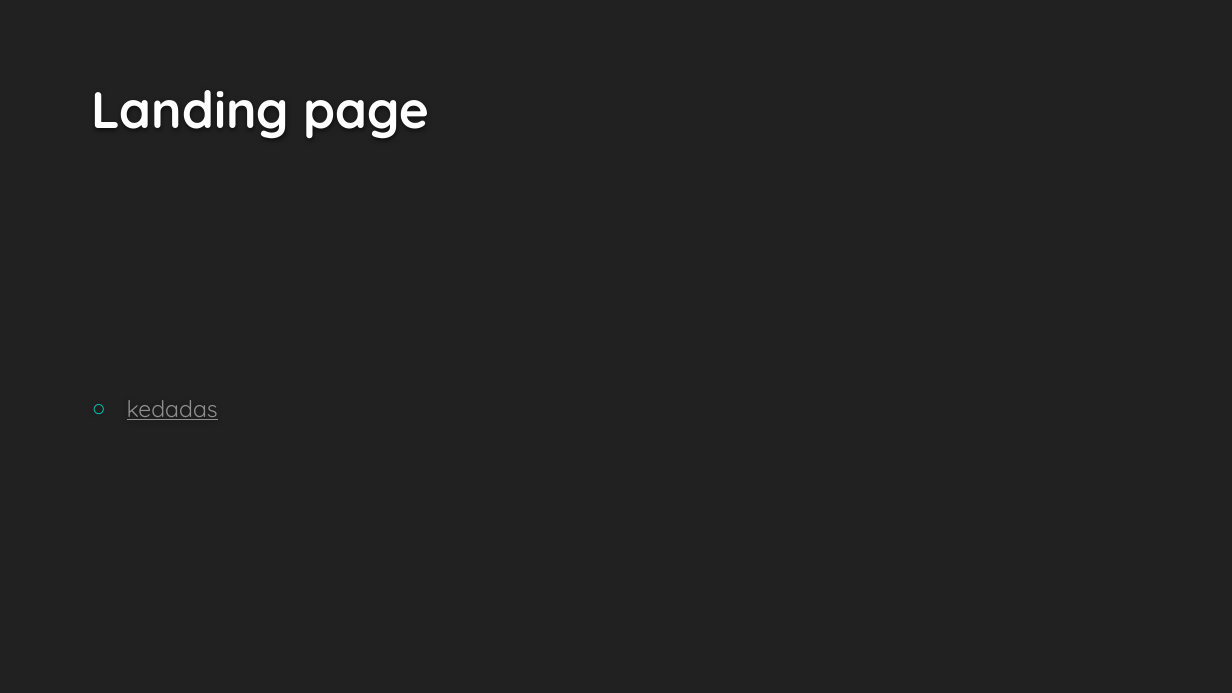
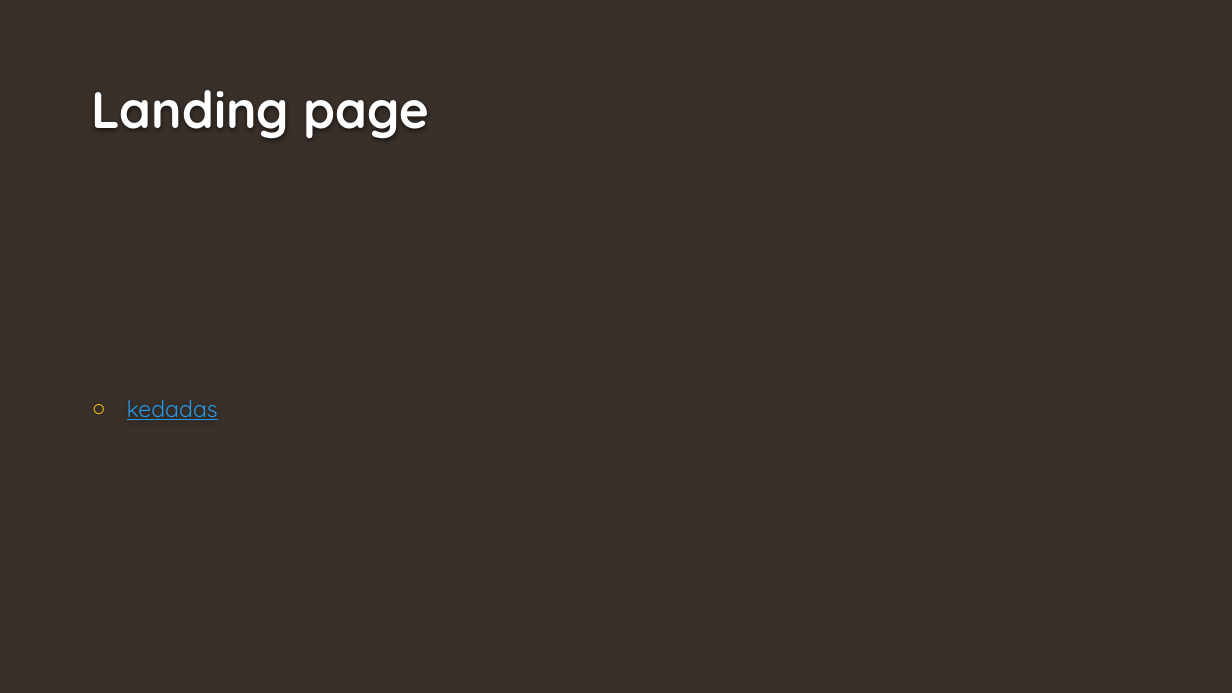
Before and after one commit to iechavarri/AppARO, a slide deck: slide 8 of Presentacion final/Kedadas.pptx. Drawn at 1232x693 pixels with LibreOffice and Linux fonts; fonts in the diff are those of the drawing; background and template pictures are left out. Boxes give left, top, right and bottom in pixels: in the first picture for what was removed or moved away, otherwise in the second. Text is boxed around its words. In the diff, an @@ line names an element or a change of style, - is before the commit and + after.

```diff
--- a/Presentacion final/Kedadas.pptx
+++ b/Presentacion final/Kedadas.pptx
@@ background #212121 to #39302A @@
@@ text "kedadas" at (127,400,218,420): text colour #8F8F8F to #2998E3; bullet colour #00C6BB to #FFCA08 @@
```
Also in this commit, not shown: 11 other slides changed, 6 other files.
